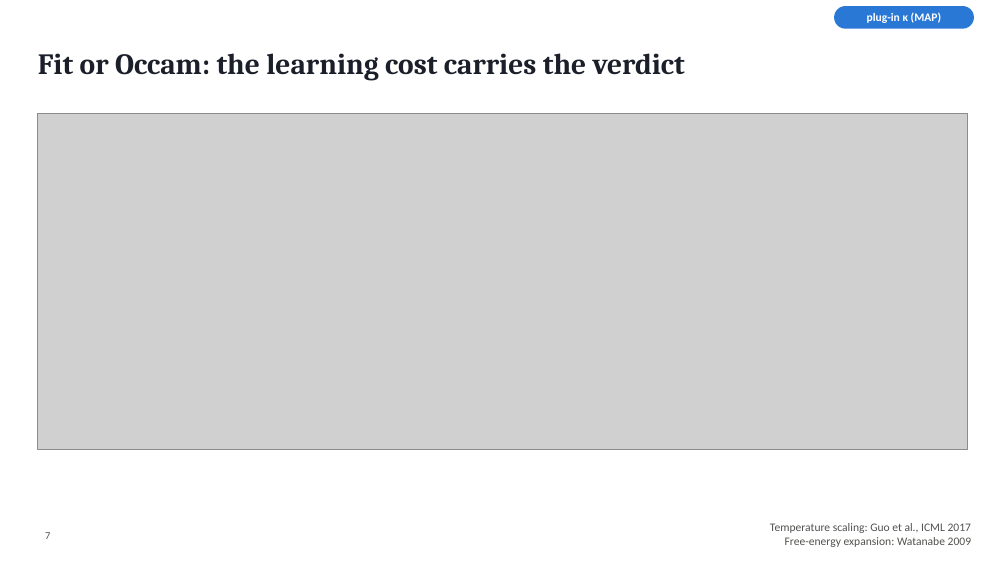
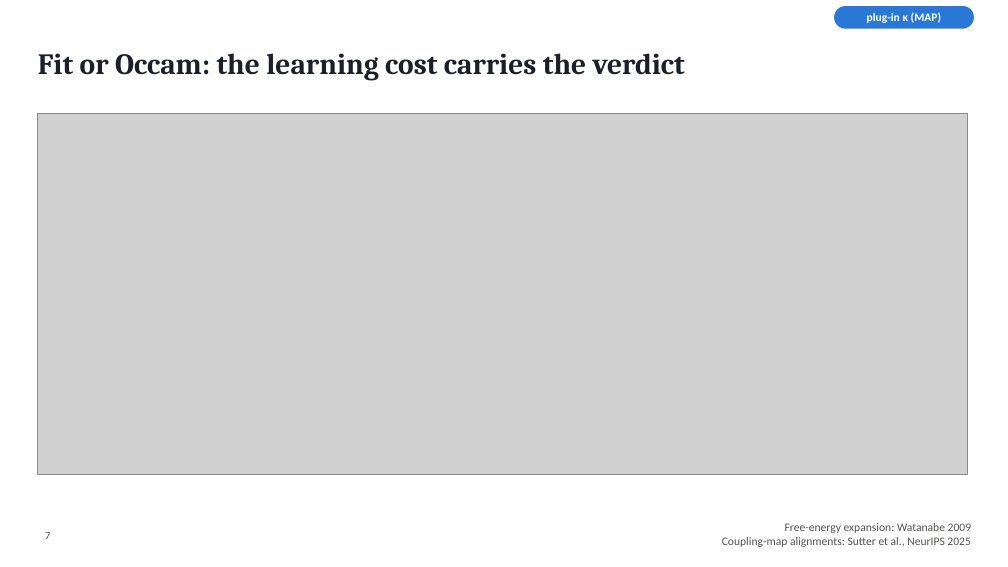
Before and after one commit to sheydenreich/description_length_for_slt, a slide deck: slide 7 of reports/talk_slt/slt_days_talk_7min.pptx. Drawn at 1008x567 pixels with LibreOffice and Linux fonts; fonts in the diff are those of the drawing; grey boxes stand for pictures. Boxes give left, top, right and bottom in pixels: in the first picture for what was removed or moved away, otherwise in the second. Text is boxed around its words. In the diff, an @@ line names an element or a change of style, - is before the commit and + after.

```diff
--- a/reports/talk_slt/slt_days_talk_7min.pptx
+++ b/reports/talk_slt/slt_days_talk_7min.pptx
@@ picture: place and size @@
-picture at <box>38,113,968,450</box>
+picture at <box>38,113,968,475</box>
@@ text at <box>722,537,970,547</box>: paragraph added @@
+Coupling-map alignments: Sutter et al., NeurIPS 2025
@@ text at <box>770,523,971,533</box>: paragraph removed @@
-Temperature scaling: Guo et al., ICML 2017
```
Also in this commit, not shown: 7 other files.
